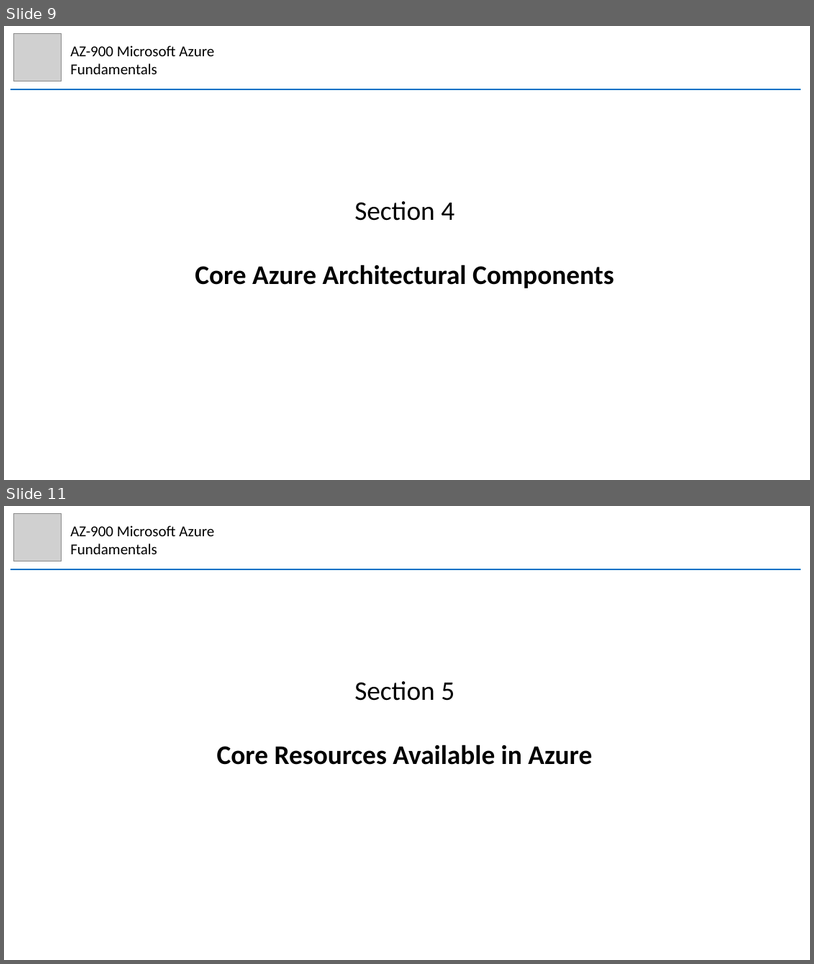
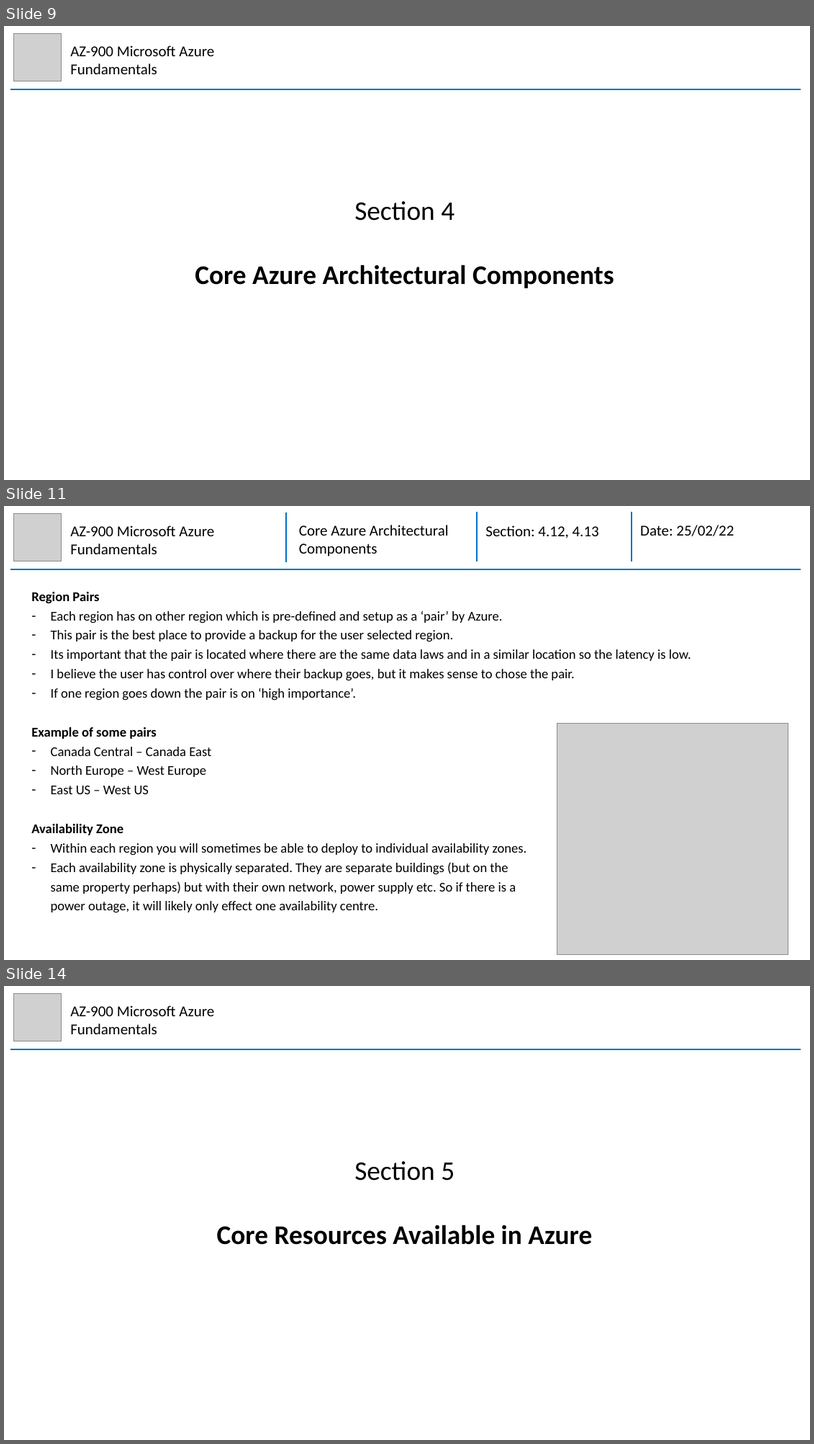
Before and after one commit to mhaythornthwaite/Testing_ML_Algorithms, a slide deck: Azure_AZ-900_Fundamentals/MJH_AZ-900_Azure_Fundamentals_Notes.pptx. Shown one above the other, each under a label of ours: slides 9 and 11 before the commit, slides 9, 11 and 14 after it; the slides between them are not shown. The pictures are 814x964 and 814x1444 pixels, drawn with LibreOffice and Linux fonts; fonts in the diff are those of the drawing; grey boxes stand for pictures. Boxes give left, top, right and bottom in pixels: in the first picture for what was removed or moved away, otherwise in the second. Text is boxed around its words. In the diff, an @@ line names an element or a change of style, - is before the commit and + after.

Commit message:
Azure AZ-900 Section 4, 5, 6

```diff
--- a/Azure_AZ-900_Fundamentals/MJH_AZ-900_Azure_Fundamentals_Notes.pptx
+++ b/Azure_AZ-900_Fundamentals/MJH_AZ-900_Azure_Fundamentals_Notes.pptx
@@ slide 11 added at (4, 506, 810, 960), background #FFFFFF @@
@@ picture added at (13, 513, 62, 561) @@
@@ text added at (70, 525, 214, 554), 18 pt, text #000000 @@
+AZ-900 Microsoft Azure Fundamentals
@@ group added at (10, 512, 801, 569): 4 lines, 3 texts @@
+Core Azure Architectural Components
+Section: 4.12, 4.13
+Date: 25/02/22
@@ text added at (31, 592, 692, 794), 16 pt, text #000000 @@
+Region Pairs
+– Each region has on other region which is pre-defined and setup as a ‘pair’ by Azure.
+– This pair is the best place to provide a backup for the user selected region.
+– Its important that the pair is located where there are the same data laws and in a similar location so the latency is low.
+– I believe the user has control over where their backup goes, but it makes sense to chose the pair.
+– If one region goes down the pair is on ‘high importance’.
+Example of some pairs
+– Canada Central – Canada East
+– North Europe – West Europe
+– East US – West US
@@ picture added at (558, 723, 789, 955) @@
@@ text added at (31, 824, 527, 913), 16 pt, text #000000 @@
+Availability Zone
+– Within each region you will sometimes be able to deploy to individual availability zones.
+– Each availability zone is physically separated. They are separate buildings (but on the same property perhaps) but with their own network, power supply etc. So if there is a power outage, it will likely only effect one availability centre.
@@ what was slide 11 is now slide 14 @@
```
Also in this commit, not shown: 1 slide changed, 13 other slides added.
